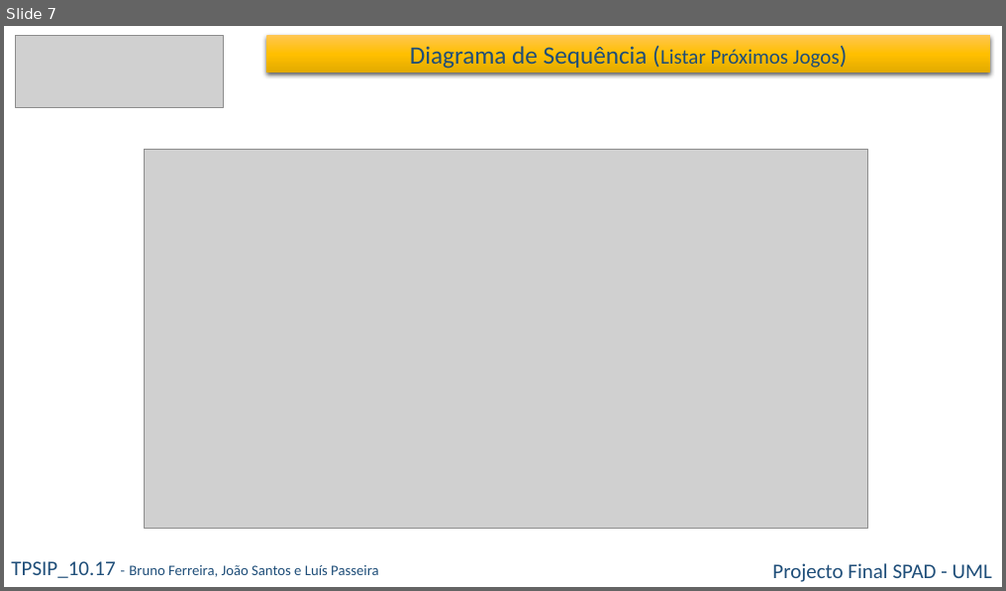
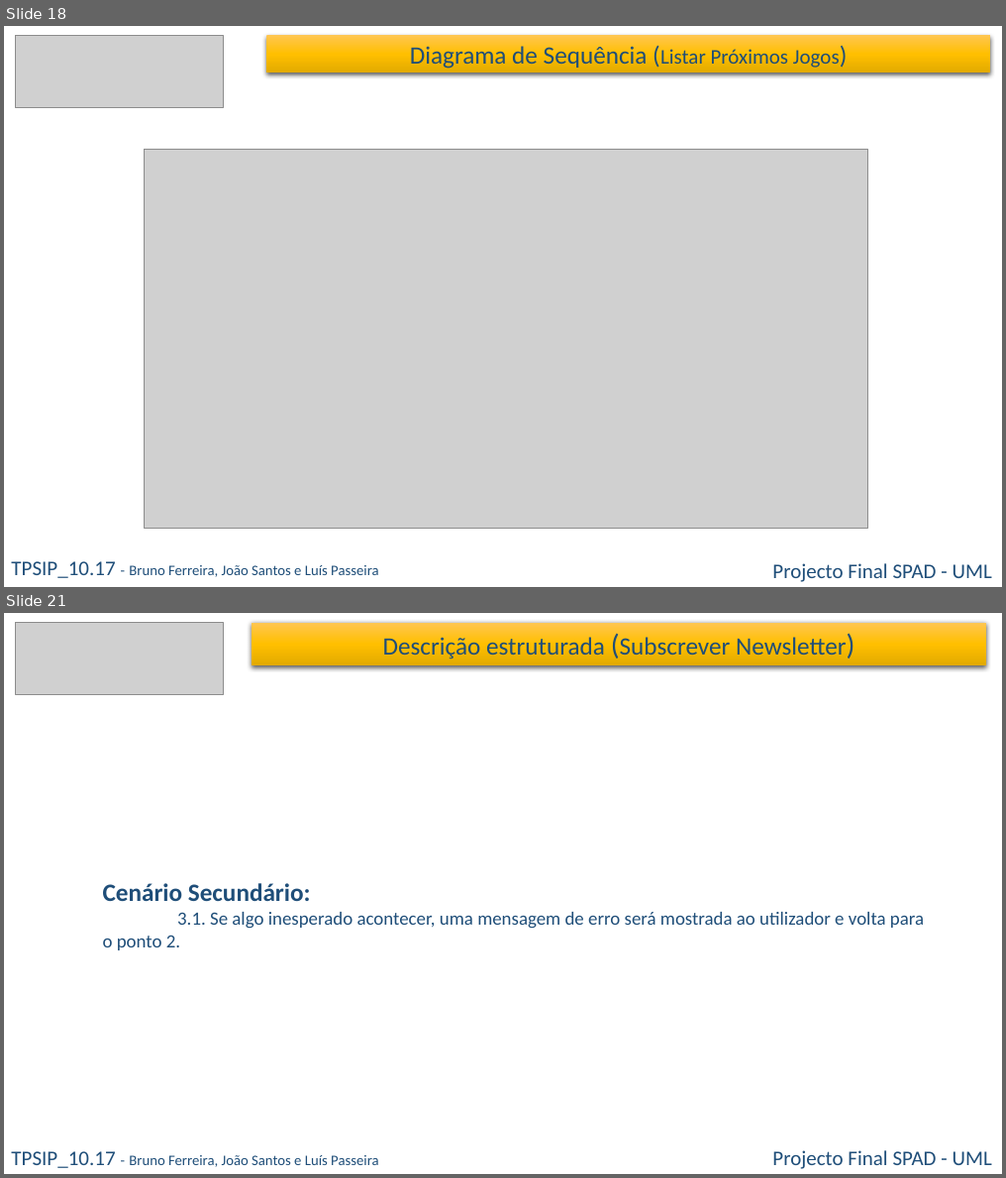
Before and after one commit to bmiguelmf/WizBall, a slide deck: 04 - Docs/01 - Project Manager/08 - UML/00 - Apresentação UML/UML Grupo 3.pptx. Shown one above the other, each under a label of ours: slide 7 before the commit, slides 18 and 21 after it; the slides between them are not shown. The pictures are 1006x591 and 1006x1178 pixels, drawn with LibreOffice and Linux fonts; fonts in the diff are those of the drawing; grey boxes stand for pictures. Boxes give left, top, right and bottom in pixels: in the first picture for what was removed or moved away, otherwise in the second. Text is boxed around its words. In the diff, an @@ line names an element or a change of style, - is before the commit and + after.

```diff
--- a/04 - Docs/01 - Project Manager/08 - UML/00 - Apresentação UML/UML Grupo 3.pptx
+++ b/04 - Docs/01 - Project Manager/08 - UML/00 - Apresentação UML/UML Grupo 3.pptx
@@ slide 21 added at (4,613,1002,1174), background #FFFFFF @@
@@ picture added at (16,623,224,694) @@
@@ rectangle added at (252,623,987,665), fill gradient #FFC752 to #FFC000 to #E3AB00, 24 pt, text #1F4E79 @@
+Descrição estruturada (Subscrever Newsletter)
@@ text added at (103,883,924,951), 18 pt, text #1F4E79 @@
+Cenário Secundário:
+3.1. Se algo inesperado acontecer, uma mensagem de erro será mostrada ao utilizador e volta para o ponto 2.
@@ text added at (11,1152,378,1168), 14 pt, text #1F4E79 @@
+TPSIP_10.17 - Bruno Ferreira, João Santos e Luís Passeira
@@ text added at (772,1151,992,1169), 20 pt, text #1F4E79 @@
+Projecto Final SPAD - UML
@@ what was slide 7 is now slide 18 @@
```
Also in this commit, not shown: 2 slides changed, 14 other slides added, 16 other files.
